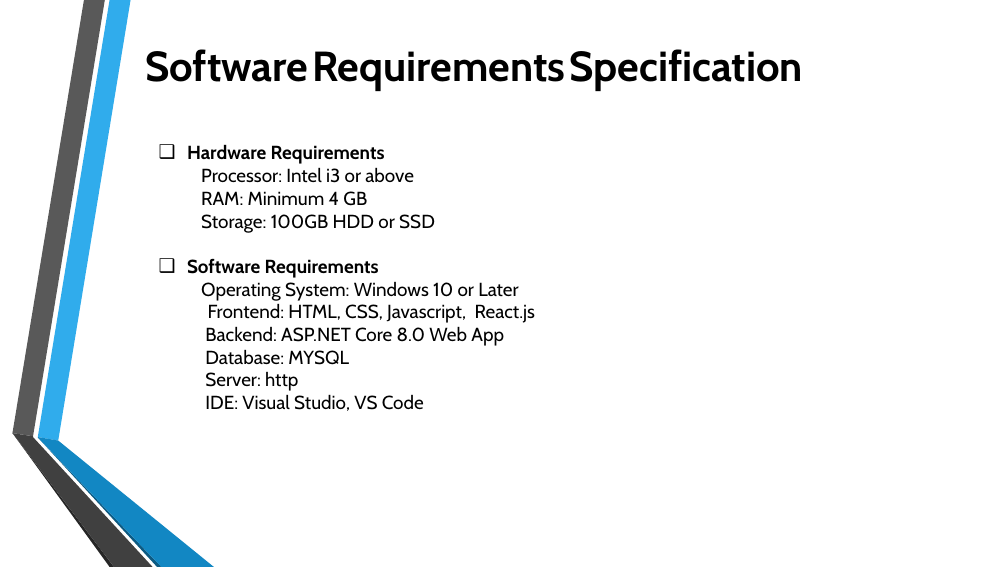
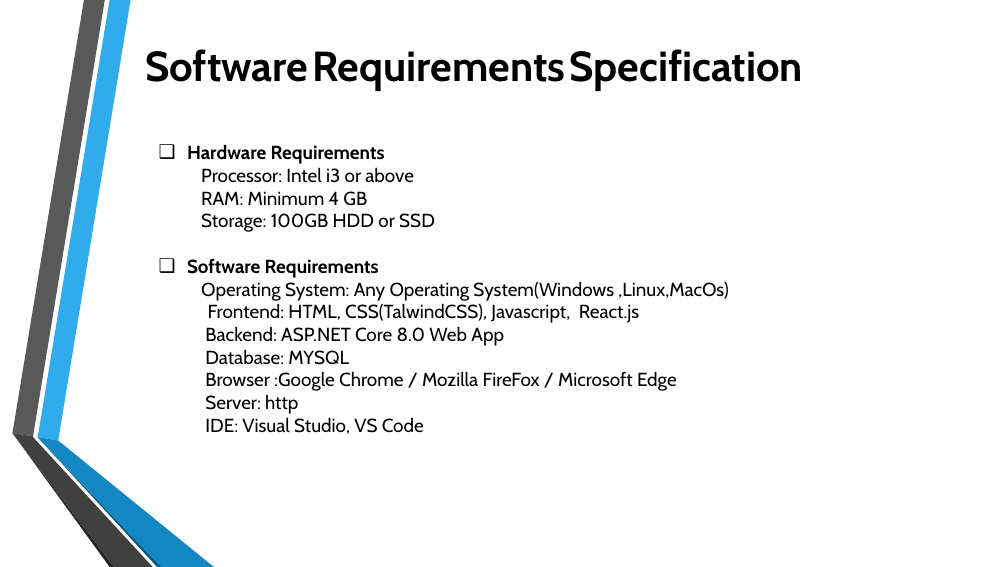
Before and after one commit to kedar3016/DIGITAL_HEALTH_CARD, a slide deck: slide 21 of Digital Health Card PPT.pptx. Drawn at 1008x567 pixels with LibreOffice and Linux fonts; fonts in the diff are those of the drawing; background and template pictures are left out. Boxes give left, top, right and bottom in pixels: in the first picture for what was removed or moved away, otherwise in the second. Text is boxed around its words. In the diff, an @@ line names an element or a change of style, - is before the commit and + after.

```diff
--- a/Digital Health Card PPT.pptx
+++ b/Digital Health Card PPT.pptx
@@ text at [201,281,728,323]: text changed @@
-Operating System: Windows 10 or Later
-Frontend: HTML, CSS, Javascript, React.js
+Operating System: Any Operating System(Windows ,Linux,MacOs)
+Frontend: HTML, CSS(TalwindCSS), Javascript, React.js
@@ text at [205,371,677,391]: paragraph added @@
+Browser :Google Chrome / Mozilla FireFox / Microsoft Edge
```
Also in this commit, not shown: 1 other slide changed.
